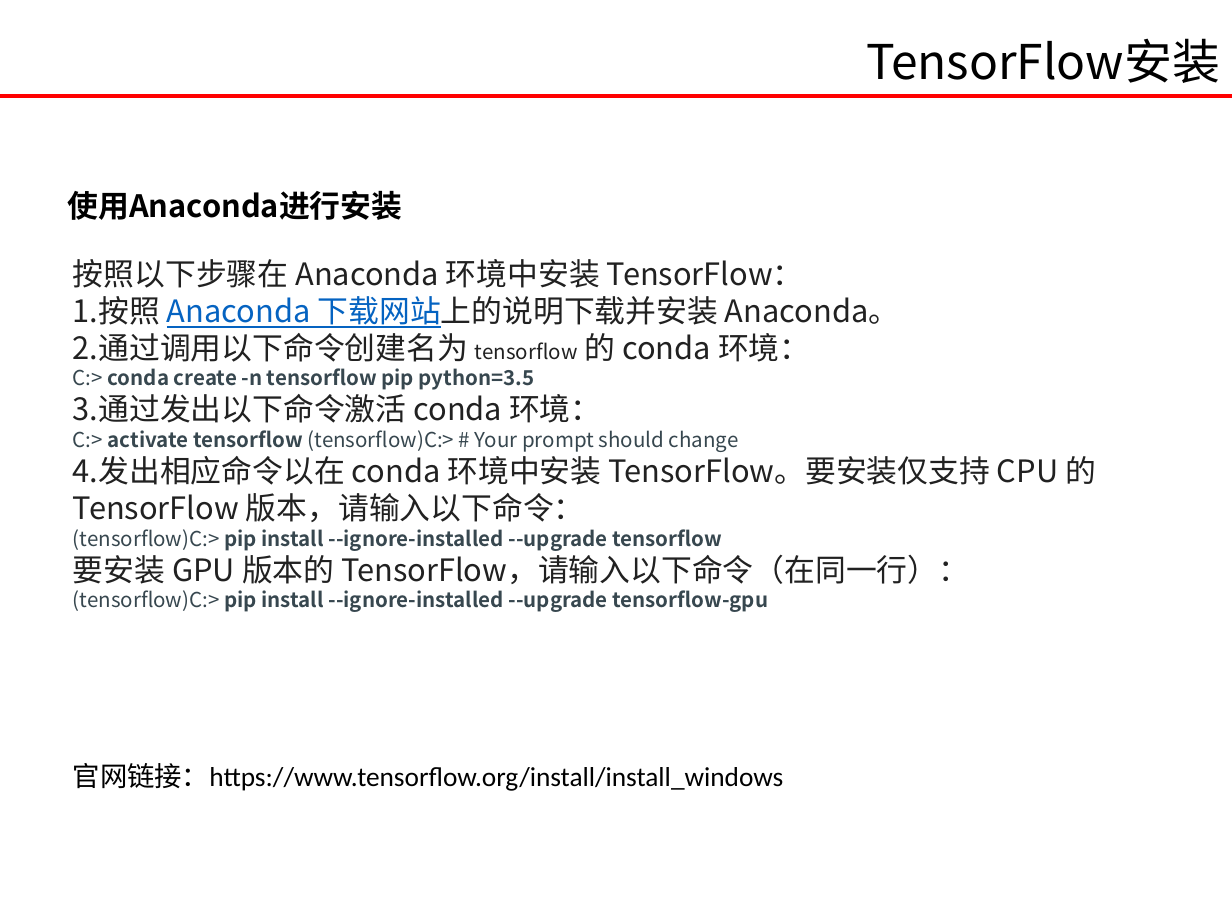
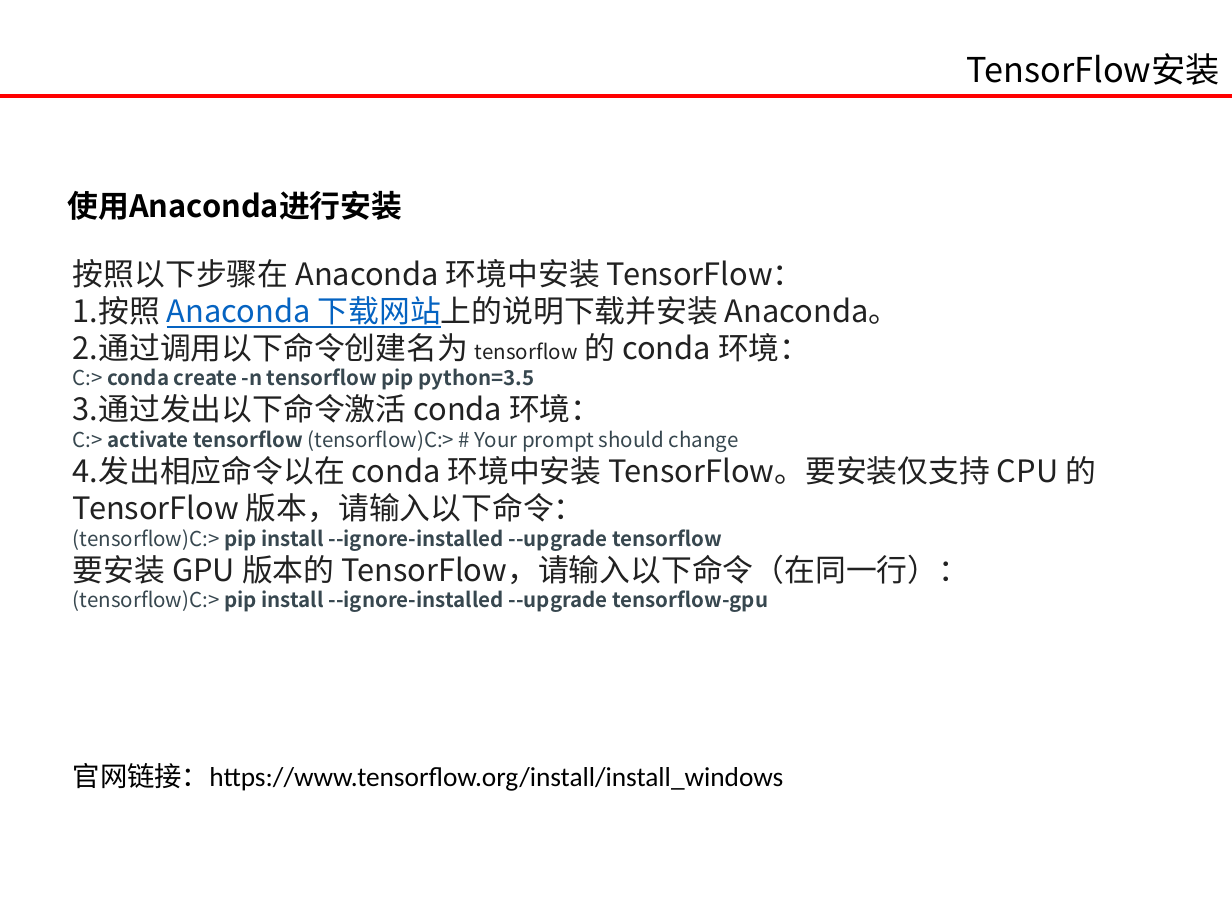
Before and after one commit to jaysoncho92/learn_tensorflow, a slide deck: slide 3 of TensorFlow入门.pptx. Drawn at 1232x924 pixels with LibreOffice and Linux fonts; fonts in the diff are those of the drawing. Boxes give left, top, right and bottom in pixels: in the first picture for what was removed or moved away, otherwise in the second. Text is boxed around its words. In the diff, an @@ line names an element or a change of style, - is before the commit and + after.

```diff
--- a/TensorFlow入门.pptx
+++ b/TensorFlow入门.pptx
@@ text "TensorFlow安装": place and size @@
-text "TensorFlow安装" at (866,38,1220,83)
+text "TensorFlow安装" at (966,53,1219,85)
@@ text "TensorFlow安装" at (966,53,1219,85): size 28 to 20 pt @@
```
Also in this commit, not shown: 8 other slides changed, 2 slides added, 2 slides removed, 4 other files.
